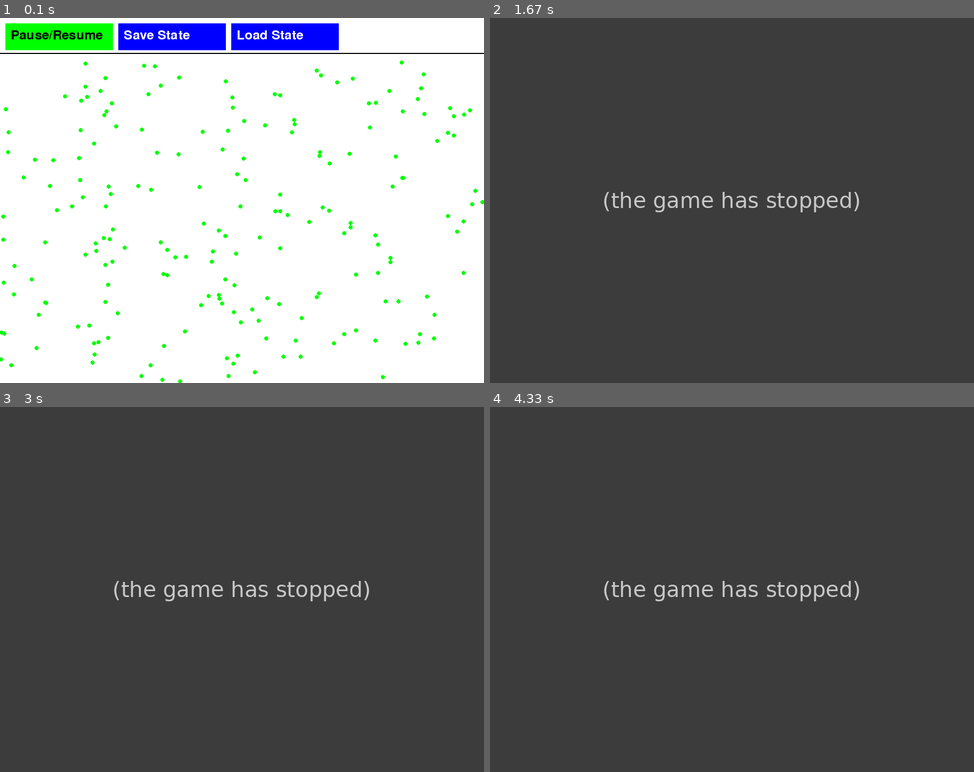
Above: before the commit, frames 1-4 (two rows, left to right).
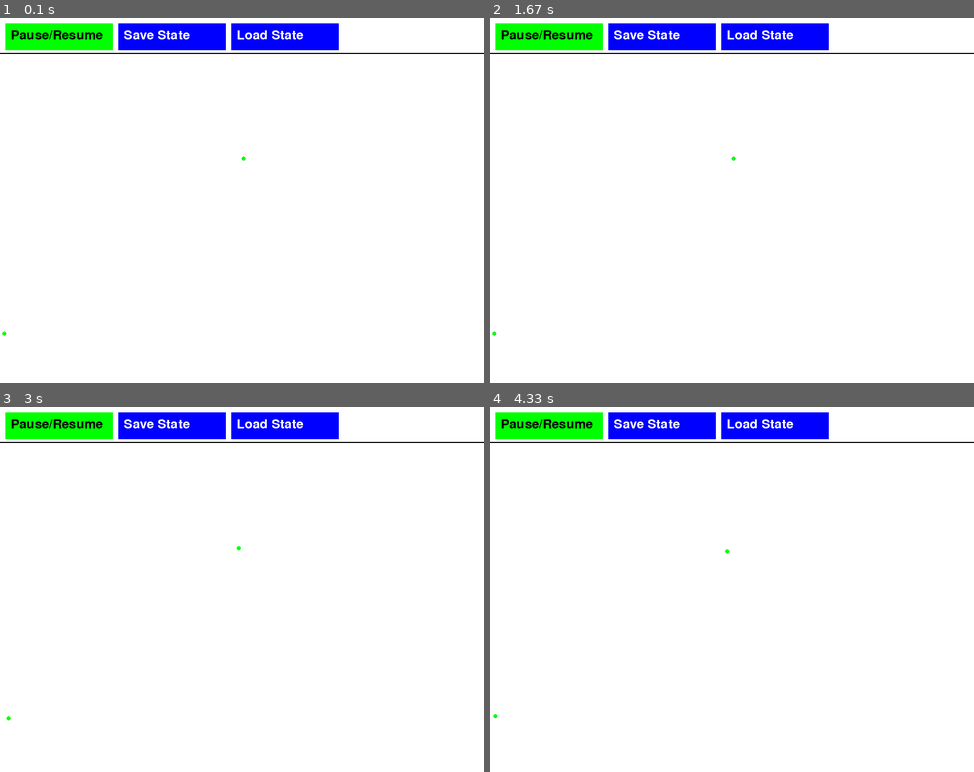
Above: after the commit, the same moments.

Repository: pryncypalka/TO_LAB3
Game: pygame game, started from main.py
Two runs of this game, one before a commit and one after it. Both use one fixed random seed, a clock stepped at 60 frames per second and the inputs below.
Inputs:
- Up to frame 1 (0.1 s): no input
- Up to frame 2 (1.67 s): click "Save State" at 0.4 s
- Up to frame 3 (3 s): click "Pause/Resume" at 1.9 s
- Up to frame 4 (4.33 s): no input

The runs differ from the first frame. In frame 1, 1.4% of the frame differs, in the area x 0-100%, y 11-100%; in frame 2, 100%, in the area x 0-100%, y 0-100%; in frame 3, 100%; in frame 4, 100%.
Error before the commit: AttributeError: 'PyGameSimulation' object has no attribute 'save_simulation_state' (PyGameSi...; the game stopped at 0.4 s (later frames are placeholders)

Commit message:
program complete

Diff:
--- a/health_states/Resistant.py
+++ b/health_states/Resistant.py
@@ -7,6 +7,3 @@
 
     def get_color(self):
         return (0, 0, 255)
-
-    def get_name(self):
-        return "Resistant"
--- a/individuals/Individual.py
+++ b/individuals/Individual.py
@@ -1,20 +1,18 @@
-from abc import ABC, abstractmethod
-from individuals.StateIndividual import StateIndividual
+import copy
 from health_states import HasSymptoms, NoSymptoms, Healthy, Resistant
 from memento.Memento import Memento
+from memento.CareTaker import Caretaker
 import random
 
 
 class Individual:
     config = None
 
-    def __init__(self, x, y, health_status = Healthy.Healthy()):
+    def __init__(self, x, y, health_status=Healthy.Healthy()):
         self._health_state = health_status
-        self.mementos = []
         self._x = x
         self._y = y
-
-
+        self._caretaker = Caretaker()
 
     @classmethod
     def set_config(cls, config):
@@ -23,30 +21,31 @@
     def set_health_state(self, health_state):
         self._health_state = health_state
 
-
-
     def handle_health_check(self):
         return self._health_state.handle_health_check()
-
 
     def change_position(self, x, y):
         self._x = x
         self._y = y
 
+    def create_memento(self):
+        print("Tworzenie migawki")
+        # Tworzenie migawki
+        #make a deep copy of the object
 
+        memento = Memento(
+            health_status = copy.deepcopy(self),
+            x = self._x,
+            y = self._y
+        )
+        self._caretaker.add_memento(memento)
 
-
-
-    def create_memento(self):
-        # Tworzenie migawki
-        memento = Memento(self._x, self._y, self._health_state)
-        self.mementos.append(memento)
-
-
-    def restore_from_memento(self, memento):
-        self._health_state = memento.health_status
-        self._x = memento.x
-        self._y = memento.y
+    def restore_from_memento(self):
+        memento = self._caretaker.get_last_memento()
+        if memento:
+            self._health_state = memento.health_status
+            self._x = memento.x
+            self._y = memento.y
 
     def display_state(self):
         print(f"Aktualny stan: {self._health_state}")
@@ -54,10 +53,8 @@
     def get_health_state(self):
         return self._health_state
 
-
-
-
     def get_x(self):
         return self._x
+
     def get_y(self):
         return self._y
--- a/memento/CareTaker.py
+++ b/memento/CareTaker.py
@@ -1,4 +1,5 @@
-class CareTaker:
+
+class Caretaker:
     def __init__(self):
         self.mementos = []
 
@@ -6,4 +7,13 @@
         self.mementos.append(memento)
 
     def get_memento(self, index):
-        return self.mementos[index]
+        if 0 <= index < len(self.mementos):
+            return self.mementos[index]
+        else:
+            print("Nieprawidłowy indeks migawki")
+
+    def get_last_memento(self):
+        if self.mementos:
+            return self.mementos[-1]
+        else:
+            print("Brak migawek")
--- a/memento/Memento.py
+++ b/memento/Memento.py
@@ -1,5 +1,5 @@
 class Memento:
-    def __init__(self, x, y, health_status):
+    def __init__(self, health_status, x, y):
         self.health_status = health_status
         self.x = x
         self.y = y
--- a/movement/Movement.py
+++ b/movement/Movement.py
@@ -15,6 +15,9 @@
         self._height = self.config.n * self.config.pixels_per_meters
         self._width = self.config.m * self.config.pixels_per_meters
 
+    def set_population(self, population):
+        self.population = population
+
     def move_individual(self, individual):
         angle = uniform(0, 360)  # Losowy kierunek w stopniach
         length = uniform((self.max_speed / self.frames_per_second/1.5), self.max_speed / self.frames_per_second) * self.config.pixels_per_meters  # Losowa długość wektora przemieszczenia
@@ -24,8 +27,7 @@
         # Tworzenie wektora przemieszczenia
         displacement_vector = Vector2D(angle, length)
 
-        # Zapisanie poprzedniego stanu przed ruchem
-        individual.create_memento()
+
 
         # Przesunięcie
         x = individual.get_x()
--- a/py_game_simulation/AppConfig.py
+++ b/py_game_simulation/AppConfig.py
@@ -9,8 +9,8 @@
         # Parametry symulacji
         self.n = 20  # liczba wierszy obszaru
         self.m = 30  # liczba kolumn obszaru
-        self.speed_limit = 2.5  # górny limit szybkości
-        self.initial_population_size = 200
+        self.speed_limit = 2.5 # górny limit szybkości
+        self.initial_population_size = 2
         self.pixels_per_meters = 30
         self.frames_per_second = 25
         self.gap_for_buttons = 80
--- a/py_game_simulation/PyGameSimulation.py
+++ b/py_game_simulation/PyGameSimulation.py
@@ -5,6 +5,7 @@
 from movement.Movement import Movement
 from infection_process.Infection import Infection
 from individuals.Population import Population
+import copy
 
 class PyGameSimulation:
     config = None
@@ -21,6 +22,7 @@
         self.population = Population()
         self.movement = Movement(self.population)
         self.infection = Infection()
+        self.population_copy = None
 
 
 
@@ -53,6 +55,18 @@
         line = pygame.Rect(0, 65, self.width, 2)
         pygame.draw.rect(self.screen, (0, 0, 0), line)
 
+    def save_simulation_state(self):
+        # Zapisz stan symulacji
+        self.population_copy = copy.deepcopy(self.population)
+        for Individual in self.population.get_individuals():
+            Individual.create_memento()
+
+
+    def load_simulation_state(self):
+        self.population = self.population_copy
+        self.movement.set_population(self.population)
+        for Individual in self.population.get_individuals():
+            Individual.restore_from_memento()
 
     def handle_button_clicks(self, event):
         # Obsłuż kliknięcia przycisków
